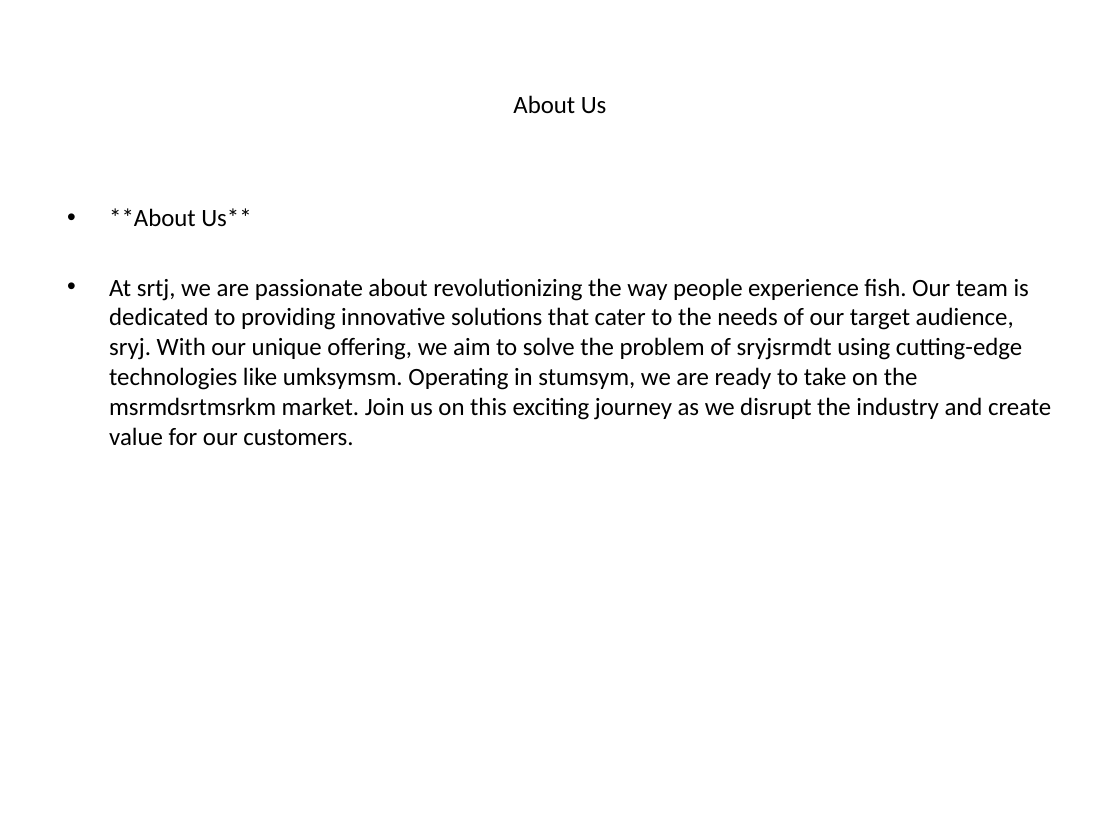
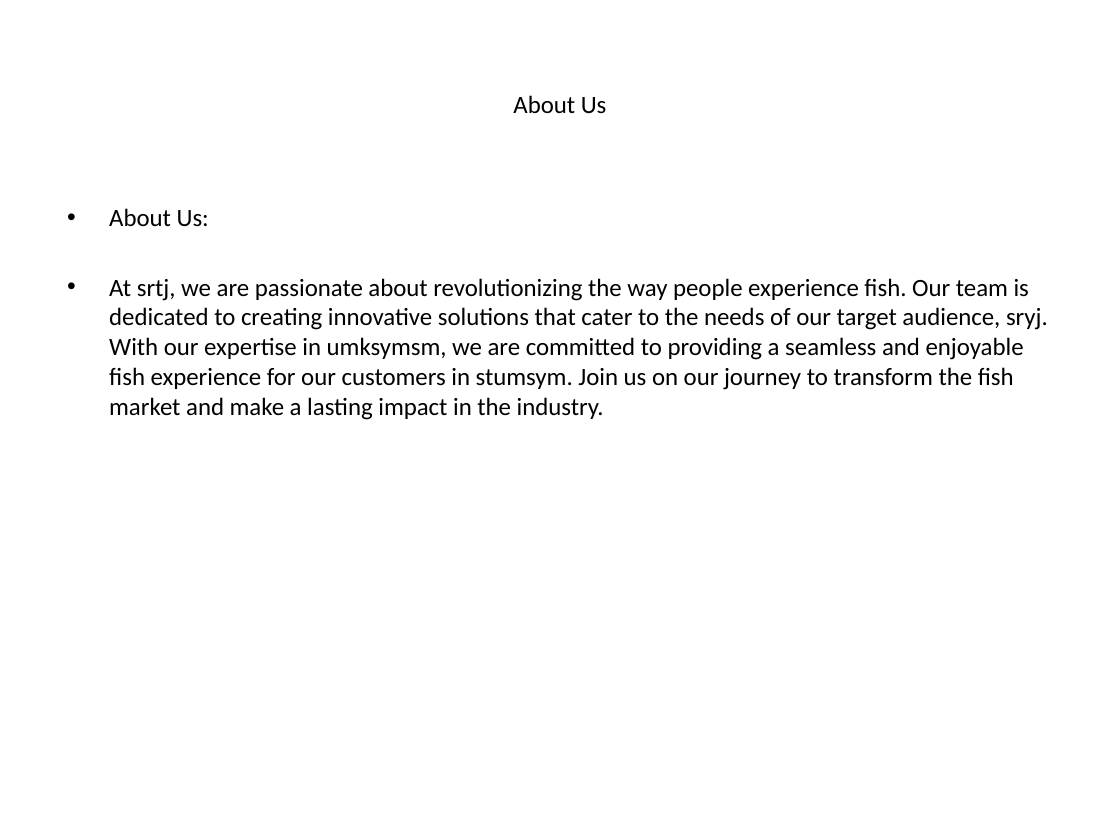
Before and after one commit to luhouyang/cantimagine, a slide deck: slide 2 of generated_ppt/_presentation.pptx. Drawn at 1120x840 pixels with LibreOffice and Linux fonts; fonts in the diff are those of the drawing. Boxes give left, top, right and bottom in pixels: in the first picture for what was removed or moved away, otherwise in the second. Text is boxed around its words. In the diff, an @@ line names an element or a change of style, - is before the commit and + after.

```diff
--- a/generated_ppt/_presentation.pptx
+++ b/generated_ppt/_presentation.pptx
@@ text at (x1=109, y1=208, x2=1048, y2=420): text changed @@
-• **About Us**
-• At srtj, we are passionate about revolutionizing the way people experience fish. Our team is dedicated to providing innovative solutions that cater to the needs of our target audience, sryj. With our unique offering, we aim to solve the problem of sryjsrmdt using cutting-edge technologies like umksymsm. Operating in stumsym, we are ready to take on the msrmdsrtmsrkm market. Join us on this exciting journey as we disrupt the industry and create value for our customers.
+• About Us:
+• At srtj, we are passionate about revolutionizing the way people experience fish. Our team is dedicated to creating innovative solutions that cater to the needs of our target audience, sryj. With our expertise in umksymsm, we are committed to providing a seamless and enjoyable fish experience for our customers in stumsym. Join us on our journey to transform the fish market and make a lasting impact in the industry.
```
Also in this commit, not shown: 4 other slides changed, 2 other files.
